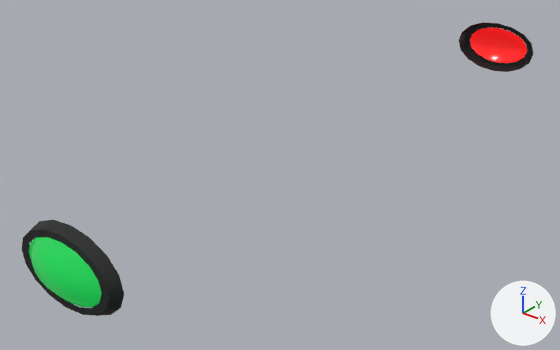
The glTF model models/420x/acc/el3-420s.glb as it was, and as the next commit left it.
Before and after are seen from a camera (50 mm lens) standing at (0.406, -0.809, 1.005) and looking at (0.074, -0.394, 0.747). Arrows for +X, +Y and +Z are at lower right; the lights stay in place. The picture after the commit comes second.

In view in the first picture: 'xs_el3_navlight_port_420s', 'xs_el3_navlight_stbd_420s'.
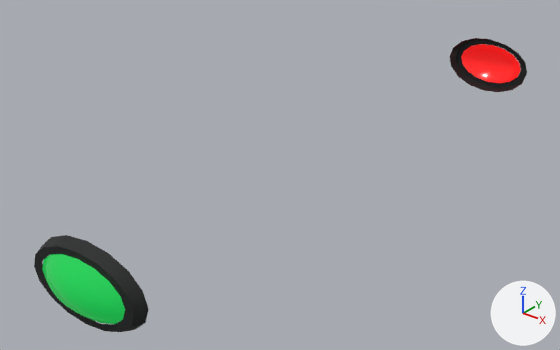
The change, as a list of edits to the scene's bpy script:
```text
Change ob_xs_el3_navlight_stbd_420s:
    ob_xs_el3_navlight_stbd_420s.location: (0.0, 0.0, 0.0) -> (-0.0219, 0.0324, 0.036)
    ob_xs_el3_navlight_stbd_420s.rotation_euler: (0.0, 0.0, 0.0) -> (0.0571, 0.00184, 0.062)  # degrees (0, 0, 0) -> degrees (3.3, 0.1, 3.6)
Change ob_xs_el3_navlight_port_420s:
    ob_xs_el3_navlight_port_420s.location: (0.0, 0.0, 0.0) -> (0.0201, -0.1011, -0.0033)
    ob_xs_el3_navlight_port_420s.rotation_euler: (0.0, 0.0, 0.0) -> (-0.0611, 0.00196, -0.062)  # degrees (0, 0, 0) -> degrees (-3.5, 0.1, -3.6)
```

Location of each change, [x1, y1, x2, y2] in pixels of the pictures (560 x 350 px):
'xs_el3_navlight_stbd_420s', moved, turned: before [22, 220, 124, 316]; after [34, 235, 149, 332]
'xs_el3_navlight_port_420s', moved, turned: before [459, 23, 533, 72]; after [450, 38, 527, 92]
